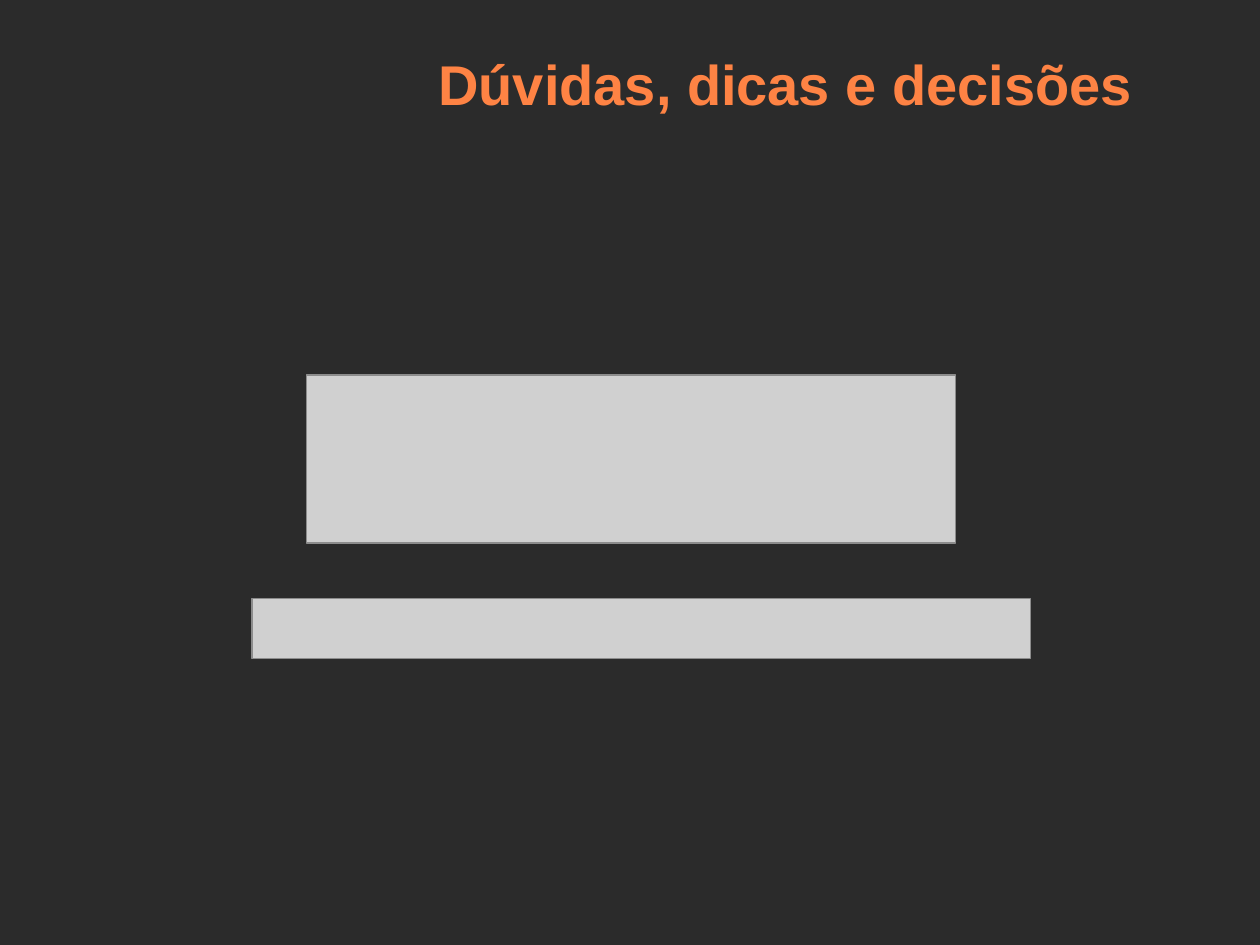
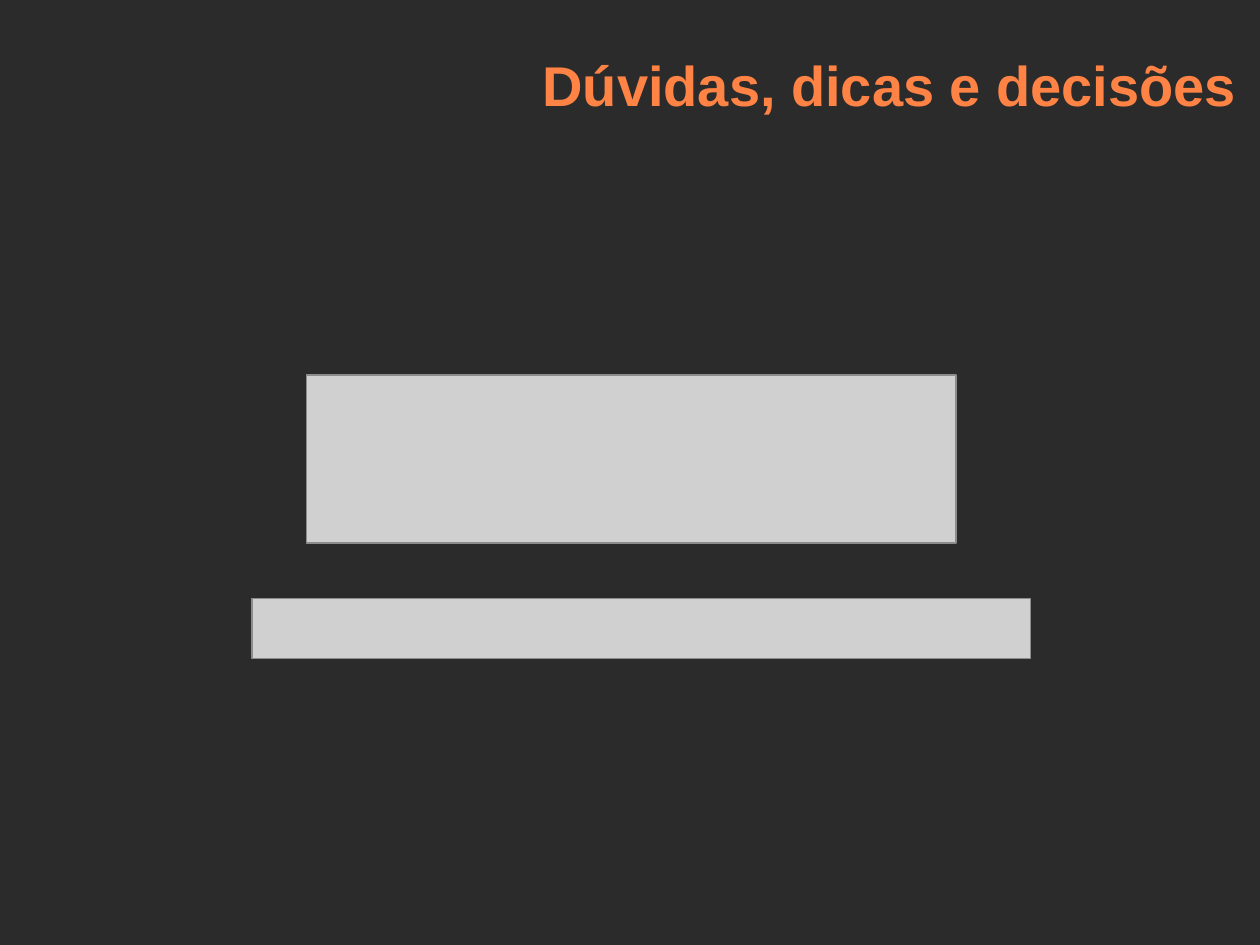
Before and after one commit to felipenmoura/theWebMind, a slide deck: slide 7 of docs/pt/mind3rd-tcc1-odp.odp (slide 9 before the commit). Drawn at 1260x945 pixels with LibreOffice and Linux fonts; fonts in the diff are those of the drawing; grey boxes stand for pictures; background and template pictures are left out; a plain dark background stands for a picture behind light text. Boxes give left, top, right and bottom in pixels: in the first picture for what was removed or moved away, otherwise in the second. Text is boxed around its words. In the diff, an @@ line names an element or a change of style, - is before the commit and + after.

```diff
--- a/docs/pt/mind3rd-tcc1-odp.odp
+++ b/docs/pt/mind3rd-tcc1-odp.odp
@@ text "Dúvidas, dicas e decisões": place and size @@
-text "Dúvidas, dicas e decisões" at <box>438,64,1132,114</box>
+text "Dúvidas, dicas e decisões" at <box>543,65,1237,115</box>
```
Also in this commit, not shown: 2 other slides changed, 2 slides removed, 9 other files.
